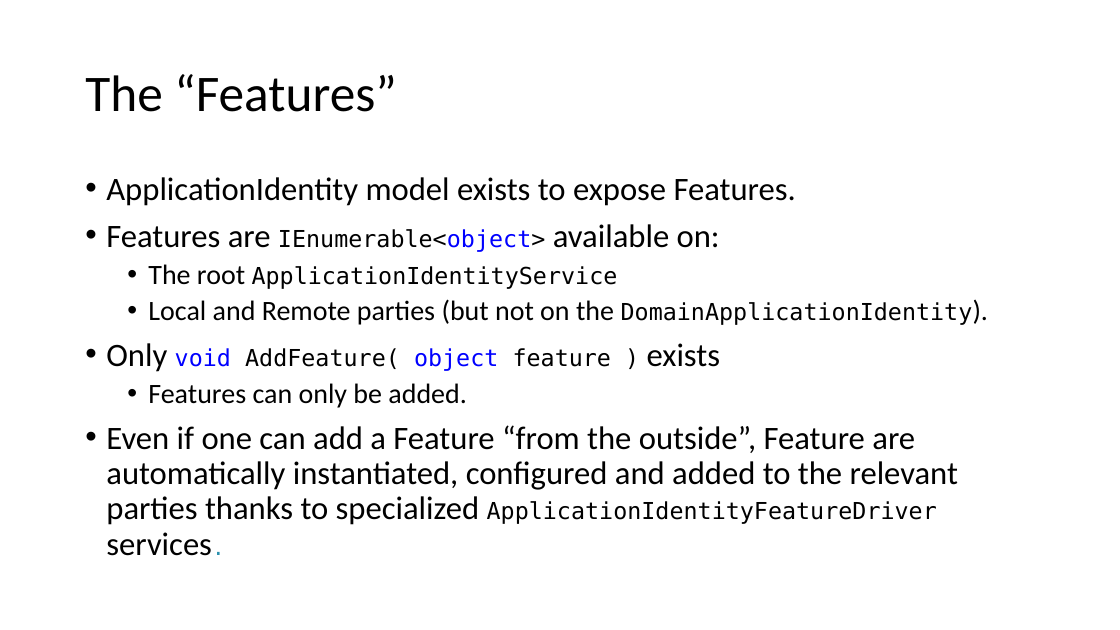
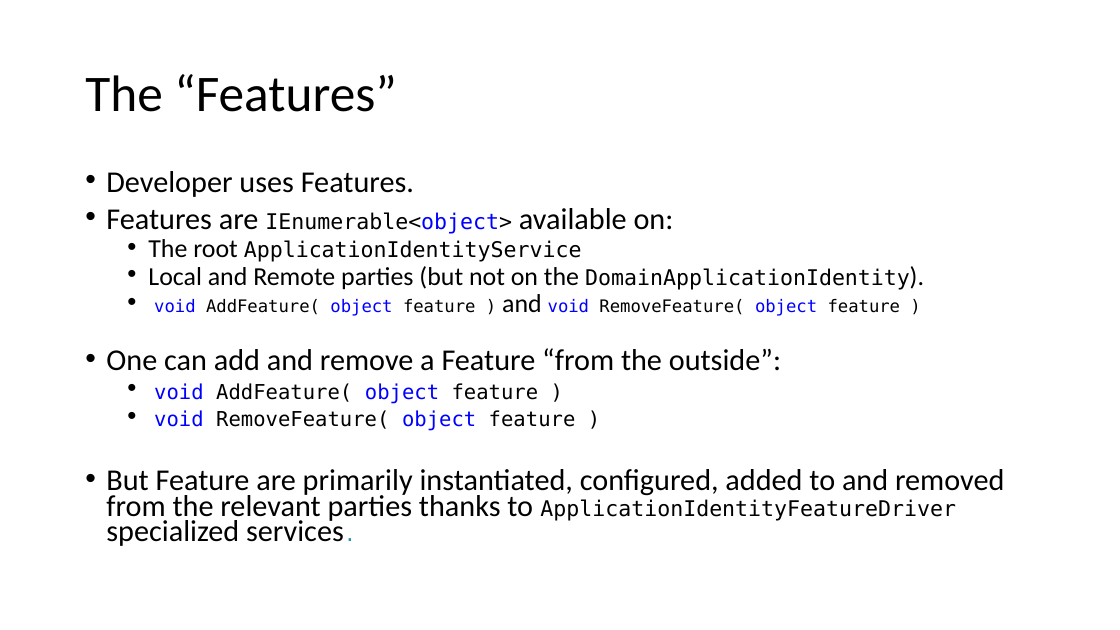
Before and after one commit to signature-opensource/CK-AppIdentity-Transport, a slide deck: slide 22 of Doc/CK-AppIdentity.pptx. Drawn at 1120x630 pixels with LibreOffice and Linux fonts; fonts in the diff are those of the drawing. Boxes give left, top, right and bottom in pixels: in the first picture for what was removed or moved away, otherwise in the second. Text is boxed around its words. In the diff, an @@ line names an element or a change of style, - is before the commit and + after.

Commit message:
New TransportManagerFeature.
Will hold the UnknownIncomingRemotes list.
Roadmap added to the pptx.

```diff
--- a/Doc/CK-AppIdentity.pptx
+++ b/Doc/CK-AppIdentity.pptx
@@ text at [106,171,414,197]: text changed; size 28 to 25.9 pt @@
-• ApplicationIdentity model exists to expose Features.
+• Developer uses Features.
@@ text at [106,208,910,290]: size 28 to 25.9 pt in "Features are available on:"; size 20 to 18.5 pt in "IEnumerable<object>", "ApplicationIdentityService", "DomainApplicationIdentity)."; size 24 to 22.2 pt in "The root", "Local and Remote parties (but not on ..."; line spacing 0.9 to 0.7 @@
@@ text at [106,294,1004,546]: text changed; size 28 to 25.9 pt @@
-• Only void AddFeature( object feature ) exists
-  • Features can only be added.
-• Even if one can add a Feature “from the outside”, Feature are automatically instantiated, configured and added to the relevant parties thanks to specialized ApplicationIdentityFeatureDriver services.
+  • void AddFeature( object feature ) and void RemoveFeature( object feature )
+• One can add and remove a Feature “from the outside”:
+  • void AddFeature( object feature )
+  • void RemoveFeature( object feature )
+• But Feature are primarily instantiated, configured, added to and removed from the relevant parties thanks to ApplicationIdentityFeatureDriver specialized services.
```
Also in this commit, not shown: 12 other files.
